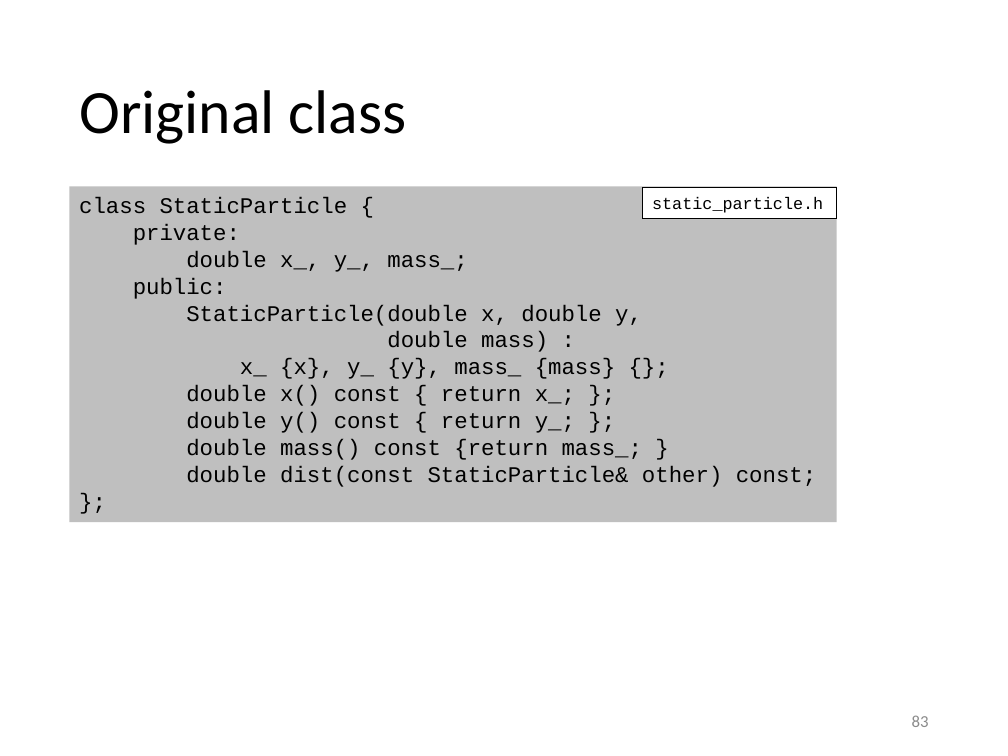
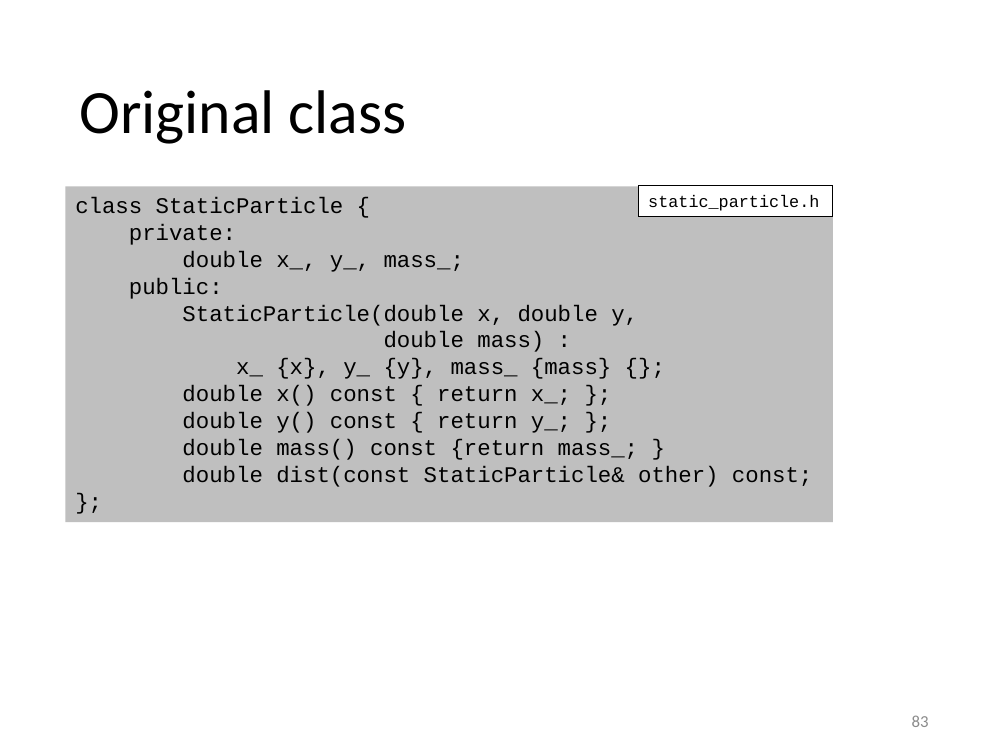
Before and after one commit to gjbex/Scientific-C-plus-plus, a slide deck: slide 83 of scientific_cpp.pptx. Drawn at 1008x756 pixels with LibreOffice and Linux fonts; fonts in the diff are those of the drawing. Boxes give left, top, right and bottom in pixels: in the first picture for what was removed or moved away, otherwise in the second. Text is boxed around its words. In the diff, an @@ line names an element or a change of style, - is before the commit and + after.

```diff
--- a/scientific_cpp.pptx
+++ b/scientific_cpp.pptx
@@ rectangle "class StaticParticle {": place and size @@
-rectangle "class StaticParticle {" at (70,186,837,522)
+rectangle "class StaticParticle {" at (66,186,833,522)
@@ rectangle "static_particle.h": place and size @@
-rectangle "static_particle.h" at (642,187,837,218)
+rectangle "static_particle.h" at (638,185,833,216)
```
Also in this commit, not shown: 2 other slides changed.
